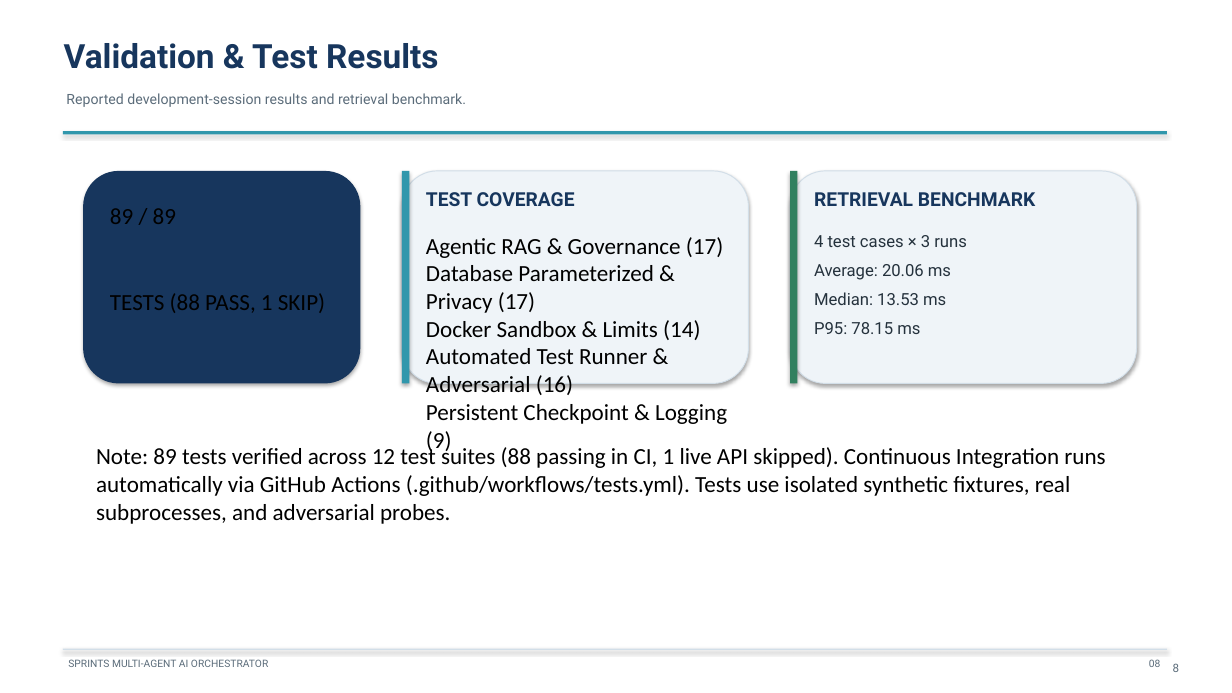
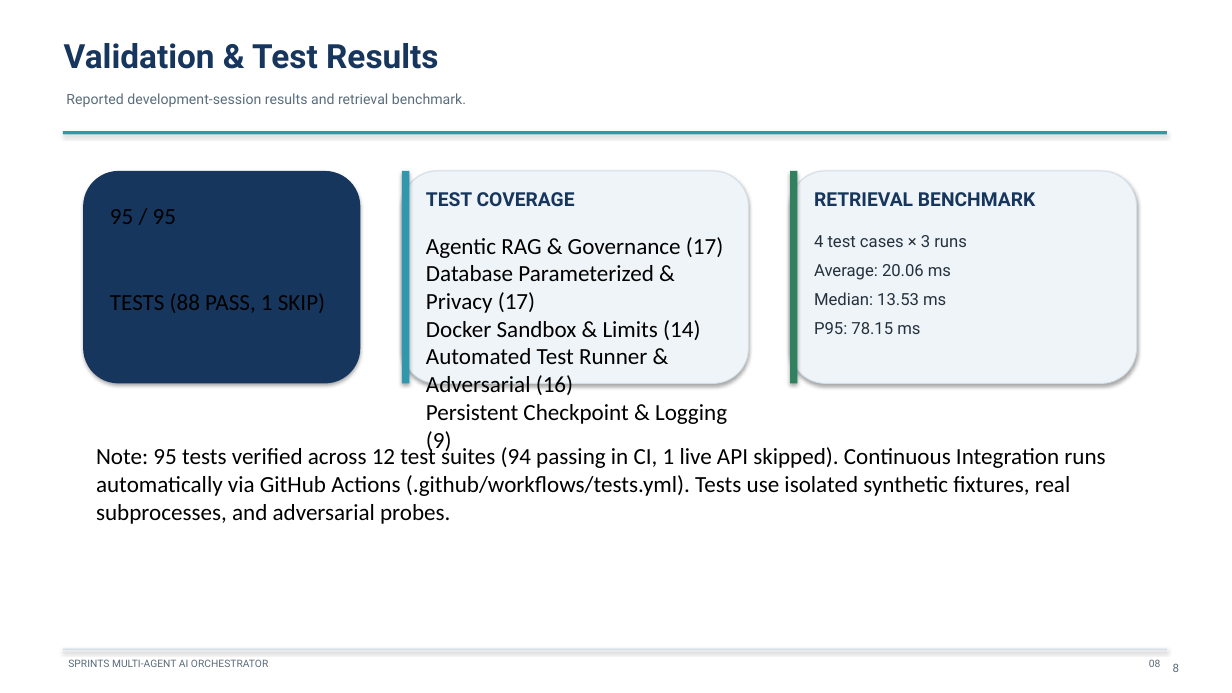
Before and after one commit to PhantomMW/sprints-ai-orchestrator, a slide deck: slide 8 of docs/SPRINTS_AI_ORCHESTRATOR_PRESENTATION.pptx. Drawn at 1232x693 pixels with LibreOffice and Linux fonts; fonts in the diff are those of the drawing. Boxes give left, top, right and bottom in pixels: in the first picture for what was removed or moved away, otherwise in the second. Text is boxed around its words. In the diff, an @@ line names an element or a change of style, - is before the commit and + after.

Commit message:
feat(security): hardened enterprise v1.1.0 - Fernet at-rest encryption, login rate limiting, fail-closed nonces, bounded IPC, caller tokens on aggregates, and 95 tests

```diff
--- a/docs/SPRINTS_AI_ORCHESTRATOR_PRESENTATION.pptx
+++ b/docs/SPRINTS_AI_ORCHESTRATOR_PRESENTATION.pptx
@@ text at (x1=110, y1=209, x2=176, y2=224): text changed @@
-89 / 89
+95 / 95
@@ text at (x1=96, y1=445, x2=1105, y2=524): text changed @@
-Note: 89 tests verified across 12 test suites (88 passing in CI, 1 live API skipped). Continuous Integration runs automatically via GitHub Actions (.github/workflows/tests.yml). Tests use isolated synthetic fixtures, real subprocesses, and adversarial probes.
+Note: 95 tests verified across 12 test suites (94 passing in CI, 1 live API skipped). Continuous Integration runs automatically via GitHub Actions (.github/workflows/tests.yml). Tests use isolated synthetic fixtures, real subprocesses, and adversarial probes.
```
Also in this commit, not shown: 15 other files.
